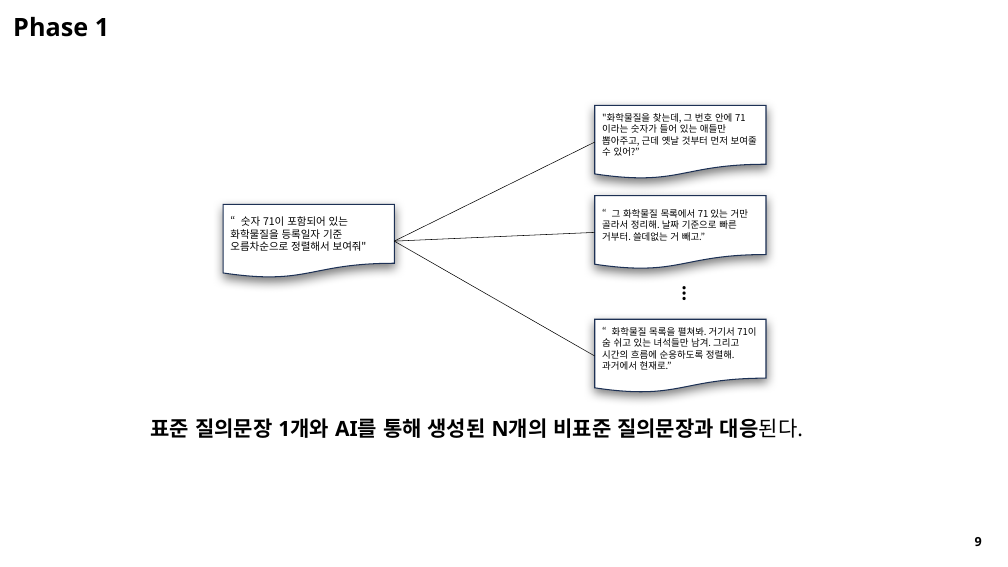
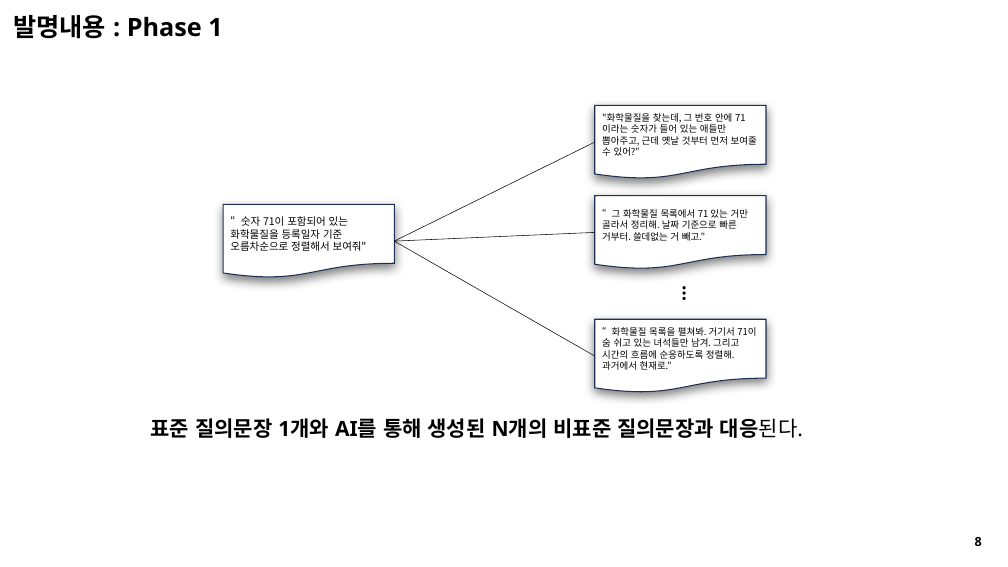
Before and after one commit to seungdeng/DELab, a slide deck: slide 8 of PPT/DSLab_이승건,송민섭_특허.pptx (slide 9 before the commit). Drawn at 1008x567 pixels with LibreOffice and Linux fonts; fonts in the diff are those of the drawing. Boxes give left, top, right and bottom in pixels: in the first picture for what was removed or moved away, otherwise in the second. Text is boxed around its words. In the diff, an @@ line names an element or a change of style, - is before the commit and + after.

```diff
--- a/PPT/DSLab_이승건,송민섭_특허.pptx
+++ b/PPT/DSLab_이승건,송민섭_특허.pptx
@@ text at <box>13,15,222,39</box>: text changed @@
-Phase 1
+발명내용 : Phase 1
```
Also in this commit, not shown: 8 other slides changed, 2 slides removed, 1 other file.
